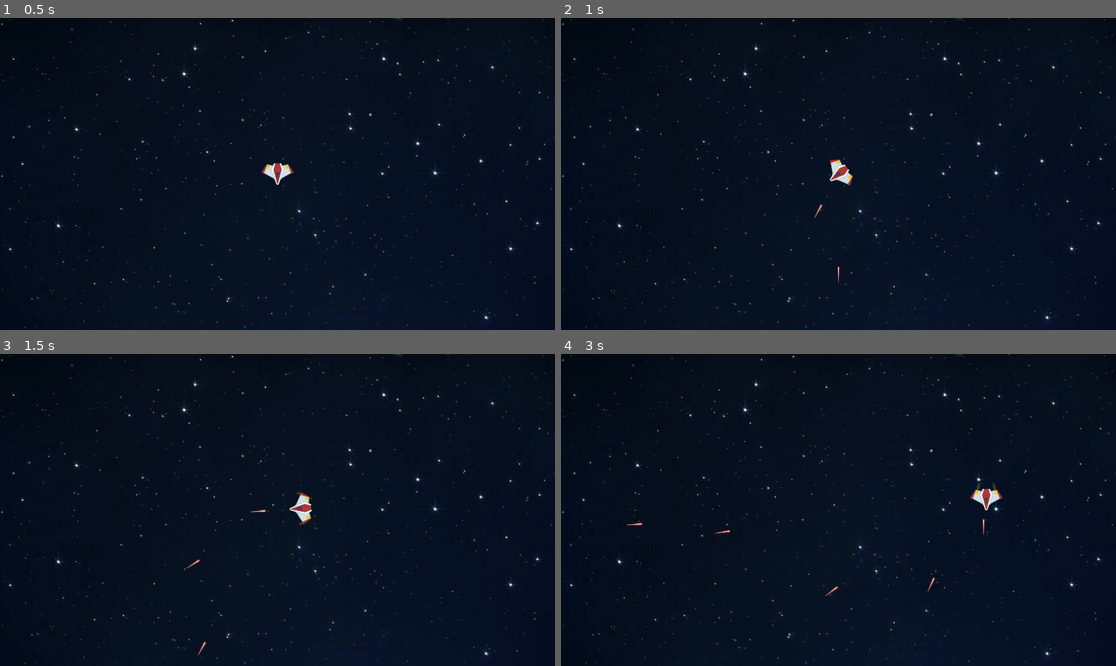
Above: before the commit, frames 1-4 (two rows, left to right).
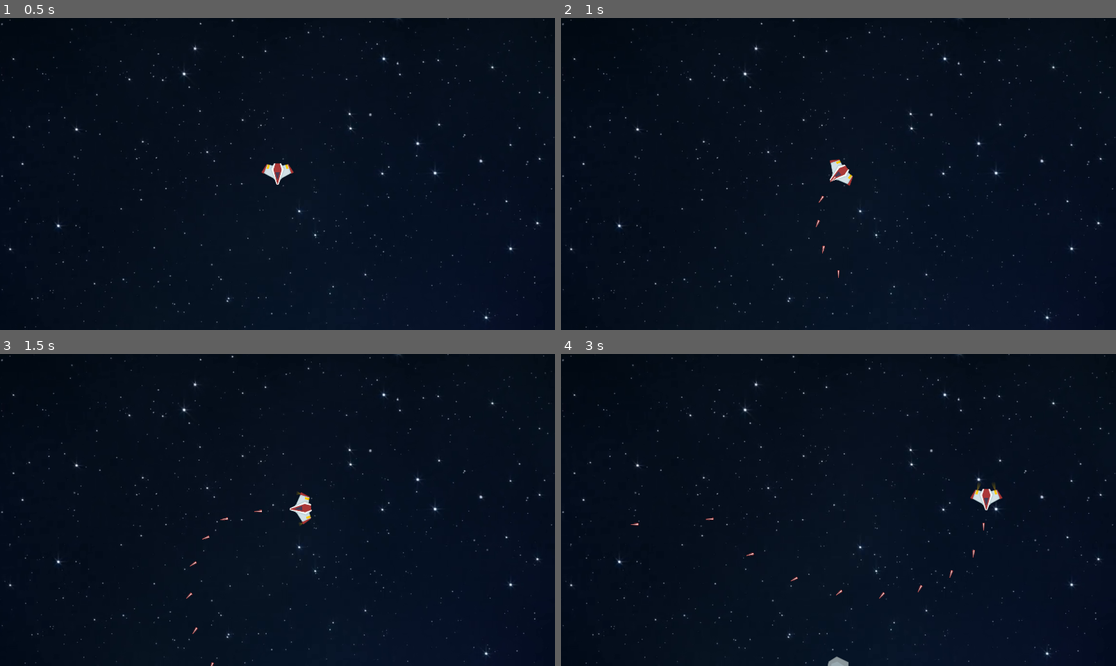
Above: after the commit, the same moments.

Repository: TheScogg/GodotAsteroids
Game: Godot game, scene res://Scenes/Main.tscn
The game is run twice, just before and just after one commit, with the same random seed, the same clock (stepped at 60 frames per second) and the same inputs. Before the commit the project has no main scene; this scene is started directly in both runs.
Inputs:
- Up to frame 1 (0.5 s): no input
- Up to frame 2 (1 s): tap Enter at 0.5 s; hold Right (ui_right) from 0.53 s (still down); hold Space (ui_select) from 0.53 s (still down)
- Up to frame 3 (1.5 s): release Right (ui_right) at 1.28 s; release Space (ui_select) at 1.28 s; hold Down (ui_down) from 1.28 s (still down); tap Space (ui_select) at 1.35 s
- Up to frame 4 (3 s): tap Space (ui_select) at 1.52, 1.82, 2.85 s; release Down (ui_down) at 2.03 s; hold Right (ui_right) 2.03-2.78 s; hold Space (ui_select) 2.03-2.78 s; hold Up (ui_up) from 2.78 s (still down)

Frame 1 is identical in both runs. In frame 2, less than 0.1% of the frame differs, in the area x 45-51%, y 50-85%; in frame 3, less than 0.1%; in frame 4, 0.3%, in the area x 11-77%, y 52-100%.

Commit message:
Asteroid Spawning

Diff:
--- /dev/null
+++ b/Scenes/Asteroids.gd
@@ -0,0 +1,46 @@
+extends Node2D
+
+var randomAsteroid
+var big = []
+var medium = []
+var small = []
+var asteroids
+signal body_entered
+
+func _ready():
+
+
+
+	set_physics_process(true)
+
+
+func _set_phsyics_process():
+	pass
+
+func spawnAsteroid(size):
+
+	asteroids = get_children()
+	for asteroid in asteroids:
+		if (asteroid.get_name().find("Big") == 0):
+			big.append(asteroid)
+		elif (asteroid.get_name().find("Medium") == 0):
+			medium.append(asteroid)
+		elif (asteroid.get_name().find("Small") == 0):
+			small.append(asteroid)
+
+	randomize()
+
+
+	if (size == "Big"):
+		randomAsteroid = big[randi() % big.size()]
+
+	elif (size == "Medium"):
+		randomAsteroid = medium[randi() % medium.size()]
+	elif (size == "Small"):
+		randomAsteroid = small[randi() % small.size()]
+
+
+	print (randomAsteroid)
+
+
+	return randomAsteroid.duplicate()
--- a/Scenes/Asteroids.tscn
+++ b/Scenes/Asteroids.tscn
@@ -1,13 +1,81 @@
-[gd_scene load_steps=4 format=2]
+[gd_scene load_steps=9 format=2]
 
-[ext_resource path="res://Assets/Space shooter assets (300 assets)/PNG/Meteors/meteorGrey_big1.png" type="Texture" id=1]
-[ext_resource path="res://Assets/Space shooter assets (300 assets)/PNG/Meteors/meteorGrey_big2.png" type="Texture" id=2]
-[ext_resource path="res://Assets/Space shooter assets (300 assets)/PNG/Meteors/meteorGrey_big3.png" type="Texture" id=3]
+[ext_resource path="res://Scenes/Asteroids.gd" type="Script" id=1]
+[ext_resource path="res://Assets/Space shooter assets (300 assets)/PNG/Meteors/meteorGrey_big1.png" type="Texture" id=2]
+[ext_resource path="res://Assets/Space shooter assets (300 assets)/PNG/Meteors/meteorGrey_big2.png" type="Texture" id=3]
+[ext_resource path="res://Assets/Space shooter assets (300 assets)/PNG/Meteors/meteorGrey_big3.png" type="Texture" id=4]
+[ext_resource path="res://Assets/Space shooter assets (300 assets)/PNG/Meteors/meteorGrey_med1.png" type="Texture" id=5]
+[ext_resource path="res://Assets/Space shooter assets (300 assets)/PNG/Meteors/meteorGrey_med2.png" type="Texture" id=6]
+[ext_resource path="res://Assets/Space shooter assets (300 assets)/PNG/Meteors/meteorGrey_tiny1.png" type="Texture" id=7]
+[ext_resource path="res://Assets/Space shooter assets (300 assets)/PNG/Meteors/meteorGrey_tiny2.png" type="Texture" id=8]
 
 [node name="Asteroids" type="Node2D" index="0"]
 
+script = ExtResource( 1 )
+_sections_unfolded = [ "Z" ]
+
 [node name="Big1" type="Area2D" parent="." index="0"]
 
+input_pickable = true
+gravity_vec = Vector2( 0, 1 )
+gravity = 98.0
+linear_damp = 0.1
+angular_damp = 1.0
+audio_bus_override = false
+audio_bus_name = "Master"
+
+[node name="CollisionPolygon2D" type="CollisionPolygon2D" parent="Big1" index="0"]
+
+build_mode = 0
+polygon = PoolVector2Array( 31.8654, 27.2316, 44.6845, -1.09243, 20.9997, -36.2534, -29.2999, -37.7184, -46.0258, 7.57571, -20.5097, 36.6323, 10.3782, 24.0574 )
+
+[node name="Sprite" type="Sprite" parent="Big1" index="1"]
+
+texture = ExtResource( 2 )
+
+[node name="Big2" type="Area2D" parent="." index="1"]
+
+position = Vector2( 162.617, -3.36543 )
+input_pickable = true
+gravity_vec = Vector2( 0, 1 )
+gravity = 98.0
+linear_damp = 0.1
+angular_damp = 1.0
+audio_bus_override = false
+audio_bus_name = "Master"
+
+[node name="CollisionPolygon2D" type="CollisionPolygon2D" parent="Big2" index="0"]
+
+build_mode = 0
+polygon = PoolVector2Array( 42.769, 15.2184, 54.727, -26.6346, 7.72536, -44.5716, -35.2902, -36.5996, -53.0612, -6.53853, -50.2377, 24.1869, -25.9896, 43.1204, -13.0351, 28.0068 )
+
+[node name="Sprite" type="Sprite" parent="Big2" index="1"]
+
+texture = ExtResource( 3 )
+
+[node name="Big3" type="Area2D" parent="." index="2"]
+
+position = Vector2( 324.117, -4.48205 )
+input_pickable = true
+gravity_vec = Vector2( 0, 1 )
+gravity = 98.0
+linear_damp = 0.1
+angular_damp = 1.0
+audio_bus_override = false
+audio_bus_name = "Master"
+
+[node name="CollisionPolygon2D" type="CollisionPolygon2D" parent="Big3" index="0"]
+
+build_mode = 0
+polygon = PoolVector2Array( 19.4922, 36.384, 39.5131, 1.07694, 26.9324, -25.5724, -9.5921, -35.9887, -40.7056, -16.9148, -39.2175, 12.846, -26.3663, 28.9438 )
+
+[node name="Sprite" type="Sprite" parent="Big3" index="1"]
+
+texture = ExtResource( 4 )
+
+[node name="Medium1" type="Area2D" parent="." index="3"]
+
+position = Vector2( 1.4505, 123.192 )
 input_pickable = true
 gravity_vec = Vector2( 0, 1 )
 gravity = 98.0
@@ -19,18 +87,18 @@
 "_edit_group_": true
 }
 
-[node name="CollisionPolygon2D" type="CollisionPolygon2D" parent="Big1" index="0"]
+[node name="CollisionPolygon2D" type="CollisionPolygon2D" parent="Medium1" index="0"]
 
 build_mode = 0
-polygon = PoolVector2Array( 31.8654, 27.2316, 44.6845, -1.09243, 20.9997, -36.2534, -29.2999, -37.7184, -46.0258, 7.57571, -20.5097, 36.6323, 10.3782, 24.0574 )
+polygon = PoolVector2Array( 17.9377, 6.20113, 15.2933, -16.9373, -7.95536, -17.7086, -18.8635, -3.82551, -12.8034, 13.2529, -1.01382, 17.6602 )
 
-[node name="Sprite" type="Sprite" parent="Big1" index="1"]
+[node name="Sprite" type="Sprite" parent="Medium1" index="1"]
 
-texture = ExtResource( 1 )
+texture = ExtResource( 5 )
 
-[node name="Big2" type="Area2D" parent="." index="1"]
+[node name="Medium2" type="Area2D" parent="." index="4"]
 
-position = Vector2( 162.617, -3.36543 )
+position = Vector2( 62.411, 123.873 )
 input_pickable = true
 gravity_vec = Vector2( 0, 1 )
 gravity = 98.0
@@ -42,18 +110,18 @@
 "_edit_group_": true
 }
 
-[node name="CollisionPolygon2D" type="CollisionPolygon2D" parent="Big2" index="0"]
+[node name="CollisionPolygon2D" type="CollisionPolygon2D" parent="Medium2" index="0"]
 
 build_mode = 0
-polygon = PoolVector2Array( 42.769, 15.2184, 54.727, -26.6346, 7.72536, -44.5716, -35.2902, -36.5996, -53.0612, -6.53853, -50.2377, 24.1869, -25.9896, 43.1204, -13.0351, 28.0068 )
+polygon = PoolVector2Array( 7.73706, -17.1945, -14.1164, -13.4098, -19.7324, 4.29278, -7.64584, 15.7689, 6.14994, 16.9898, 20.312, -2.42198 )
 
-[node name="Sprite" type="Sprite" parent="Big2" index="1"]
+[node name="Sprite" type="Sprite" parent="Medium2" index="1"]
 
-texture = ExtResource( 2 )
+texture = ExtResource( 6 )
 
-[node name="Big3" type="Area2D" parent="." index="2"]
+[node name="Small1" type="Area2D" parent="." index="5"]
 
-position = Vector2( 324.117, -4.48205 )
+position = Vector2( 5.05327, 191.419 )
 input_pickable = true
 gravity_vec = Vector2( 0, 1 )
 gravity = 98.0
@@ -65,11 +133,34 @@
 "_edit_group_": true
 }
 
-[node name="CollisionPolygon2D" type="CollisionPolygon2D" parent="Big3" index="0"]
+[node name="CollisionPolygon2D" type="CollisionPolygon2D" parent="Small1" index="0"]
 
 build_mode = 0
-polygon = PoolVector2Array( 19.4922, 36.384, 39.5131, 1.07694, 26.9324, -25.5724, -9.5921, -35.9887, -40.7056, -16.9148, -39.2175, 12.846, -26.3663, 28.9438 )
+polygon = PoolVector2Array( -1.15203, -7.57928, -6.55099, -0.858109, -2.25386, 6.85469, 5.01822, 6.63432, 6.89133, -4.16362 )
 
-[node name="Sprite" type="Sprite" parent="Big3" index="1"]
+[node name="Sprite" type="Sprite" parent="Small1" index="1"]
 
-texture = ExtResource( 3 )
+texture = ExtResource( 7 )
+
+[node name="Small2" type="Area2D" parent="." index="6"]
+
+position = Vector2( 47.4659, 189.788 )
+input_pickable = true
+gravity_vec = Vector2( 0, 1 )
+gravity = 98.0
+linear_damp = 0.1
+angular_damp = 1.0
+audio_bus_override = false
+audio_bus_name = "Master"
+__meta__ = {
+"_edit_group_": true
+}
+
+[node name="CollisionPolygon2D" type="CollisionPolygon2D" parent="Small2" index="0"]
+
+build_mode = 0
+polygon = PoolVector2Array( -0.211292, -6.40944, -6.64321, 0.46048, 1.89182, 6.32831, 4.26805, 1.96381, 6.43245, -1.65698 )
+
+[node name="Sprite" type="Sprite" parent="Small2" index="1"]
+
+texture = ExtResource( 8 )
--- a/Scenes/Bullet.gd
+++ b/Scenes/Bullet.gd
@@ -1,15 +1,21 @@
 extends KinematicBody2D
 
 var motion
+var playerPos
+var playerRot
 
 export var bulletSpeed = 800
-onready var player = get_tree().get_current_scene().get_node("Player")
+#onready var player = get_parent()
+
+
 
 func _ready():
-	position = player.position
-	rotation = player.rotation
+
 	motion = Vector2(-sin(rotation), cos(rotation))
 	set_physics_process(true)
+
+
+
 
 
 func _physics_process(delta):
--- a/Scenes/Bullet.tscn
+++ b/Scenes/Bullet.tscn
@@ -20,6 +20,7 @@
 
 [node name="Sprite" type="Sprite" parent="." index="0"]
 
+scale = Vector2( 1, 0.5 )
 texture = ExtResource( 2 )
 _sections_unfolded = [ "Transform" ]
 
@@ -32,7 +33,8 @@
 
 [node name="CollisionShape2D" type="CollisionShape2D" parent="." index="2"]
 
-position = Vector2( 0.0510464, 21.8481 )
+position = Vector2( 0.170546, 12.1948 )
 shape = SubResource( 1 )
+_sections_unfolded = [ "Z" ]
 
 [connection signal="timeout" from="TimerKill" to="." method="_on_TimerKill_timeout"]
--- /dev/null
+++ b/Scenes/Main.gd
@@ -0,0 +1,60 @@
+extends Node2D
+
+var scn_asteroids = preload("res://Scenes/Asteroids.tscn")
+var asteroid
+var totalAsteroids = 5
+var asteroidPath2D
+var asteroidFollowPath
+var asteroidDictionary = {}
+var lives = 5
+
+
+func _ready():
+	asteroidPath2D = get_node("Path2D")
+	set_physics_process(true)
+
+func _physics_process(delta):
+	move_asteroids(delta)
+
+func collision():
+	for asteroid in asteroidDictionary:
+		asteroid = asteroidDictionary[asteroid].get_child(0)
+
+
+func move_asteroids(delta):
+	for asteroid in asteroidDictionary:
+		asteroid = asteroidDictionary[asteroid].get_child(0)
+		asteroid.position += Vector2(1,0)
+		asteroid.rotation += .5 * delta
+
+func set_pos_and_trajectory(asteroid):
+	asteroid = asteroid[asteroidDictionary.size() - 1]
+	asteroid.set_unit_offset(randf())
+	asteroid.rotate(rand_range(PI/4, 3 * PI/4))
+
+
+
+#Create asteroid path and Area2d / Sprite subnodes every time TimerAsteroid expires
+func _on_TimerAsteroid_timeout():
+	randomize()
+	if (totalAsteroids > 0):
+		asteroid = scn_asteroids.instance()
+		asteroid = asteroid.spawnAsteroid("Big")
+		asteroid.connect("body_entered", self, "_on_asteroid_player_collide")
+		asteroid.position = Vector2(0,0)
+
+		asteroidFollowPath = PathFollow2D.new()
+		asteroidFollowPath.set_name("AsteroidPath" + str(asteroidDictionary.size()))
+		asteroidFollowPath.add_child(asteroid)
+
+		$Path2D.add_child(asteroidFollowPath)
+		asteroidDictionary[asteroidDictionary.size()] = asteroidFollowPath
+
+		set_pos_and_trajectory(asteroidDictionary)
+
+	totalAsteroids -= 1
+
+
+func _on_asteroid_player_collide( body ):
+	lives -= 1
+	$CanvasLayer/Control/RichTextLabel.set_text(str(lives))
--- a/Scenes/Main.tscn
+++ b/Scenes/Main.tscn
@@ -1,18 +1,20 @@
-[gd_scene load_steps=4 format=2]
+[gd_scene load_steps=5 format=2]
 
-[ext_resource path="res://Assets/moving-through-stars-in-space_-1zccenlb__F0000.png" type="Texture" id=1]
-[ext_resource path="res://Scenes/Player.tscn" type="PackedScene" id=2]
+[ext_resource path="res://Scenes/Main.gd" type="Script" id=1]
+[ext_resource path="res://Assets/moving-through-stars-in-space_-1zccenlb__F0000.png" type="Texture" id=2]
+[ext_resource path="res://Scenes/Player.tscn" type="PackedScene" id=3]
 
 [sub_resource type="Curve2D" id=1]
 
 bake_interval = 5.0
 _data = {
-"points": PoolVector2Array( 0, 0, 0, 0, -90.7881, -134.264, 0, 0, 0, 0, 2010.88, -134.264, 0, 0, 0, 0, 2019.97, 1158.55, 0, 0, 0, 0, -77.3478, 1170.86, 0, 0, 0, 0, -90.7881, -134.264 )
+"points": PoolVector2Array( 0, 0, 0, 0, 1977.73, -30.652, 0, 0, 0, 0, 1991.36, 1144.01, 0, 0, 0, 0, -78.4948, 1139.47, 0, 0, 0, 0, -80.7667, -89.726, 0, 0, 0, 0, 748.54, -87.4539, 0, 0, 0, 0, 1977.73, -30.652 )
 }
 
 [node name="Main" type="Node2D" index="0"]
 
 z = 1
+script = ExtResource( 1 )
 _sections_unfolded = [ "Visibility", "Z" ]
 
 [node name="CanvasLayer" type="CanvasLayer" parent="." index="0"]
@@ -26,33 +28,68 @@
 
 position = Vector2( 1051.74, 569.512 )
 scale = Vector2( 1.66814, 1.66814 )
-texture = ExtResource( 1 )
+texture = ExtResource( 2 )
 region_rect = Rect2( 0, 0, 256, 256 )
 _sections_unfolded = [ "Animation", "Offset", "Region", "Transform" ]
 
-[node name="Player" parent="." index="1" instance=ExtResource( 2 )]
+[node name="Control" type="Control" parent="CanvasLayer" index="1"]
+
+anchor_left = 0.0
+anchor_top = 0.0
+anchor_right = 1.0
+anchor_bottom = 1.0
+rect_pivot_offset = Vector2( 0, 0 )
+mouse_filter = 0
+size_flags_horizontal = 1
+size_flags_vertical = 1
+
+[node name="RichTextLabel" type="RichTextLabel" parent="CanvasLayer/Control" index="0"]
+
+anchor_left = 0.0
+anchor_top = 0.0
+anchor_right = 0.0
+anchor_bottom = 0.0
+margin_right = 197.0
+margin_bottom = 172.0
+rect_pivot_offset = Vector2( 0, 0 )
+rect_clip_content = true
+hint_tooltip = "Lives:"
+mouse_filter = 0
+size_flags_horizontal = 1
+size_flags_vertical = 1
+custom_colors/default_color = Color( 1, 1, 1, 1 )
+bbcode_enabled = false
+bbcode_text = ""
+visible_characters = -1
+percent_visible = 1.0
+override_selected_font_color = false
+_sections_unfolded = [ "BBCode", "Focus", "Grow Direction", "Hint", "Margin", "Mouse", "Rect", "Size Flags", "Theme", "Visibility", "custom_colors", "custom_fonts", "custom_styles" ]
+
+[node name="Player" parent="." index="1" instance=ExtResource( 3 )]
 
 z = 1
-_sections_unfolded = [ "Z" ]
 
-[node name="Path2D" type="Path2D" parent="." index="2"]
-
-curve = SubResource( 1 )
-
-[node name="PathFollow2D" type="PathFollow2D" parent="Path2D" index="0"]
-
-position = Vector2( 12.727, -134.264 )
-offset = 103.103
-h_offset = 0.0
-v_offset = 0.0
-rotate = true
-cubic_interp = true
-loop = true
-lookahead = 4.0
-
-[node name="TimerAsteroid" type="Timer" parent="." index="3"]
+[node name="TimerAsteroid" type="Timer" parent="." index="2"]
 
 process_mode = 1
-wait_time = 1.0
+wait_time = 2.0
 one_shot = false
-autostart = false
+autostart = true
+
+[node name="Path2D" type="Path2D" parent="." index="3"]
+
+z = 7
+curve = SubResource( 1 )
+_sections_unfolded = [ "Transform", "Visibility", "Z" ]
+
+[node name="Area2D" type="Area2D" parent="Path2D" index="0"]
+
+input_pickable = true
+gravity_vec = Vector2( 0, 1 )
+gravity = 98.0
+linear_damp = 0.1
+angular_damp = 1.0
+audio_bus_override = false
+audio_bus_name = "Master"
+
+[connection signal="timeout" from="TimerAsteroid" to="." method="_on_TimerAsteroid_timeout"]
--- a/Scenes/Player.gd
+++ b/Scenes/Player.gd
@@ -9,20 +9,16 @@
 var direction
 var velocity
 var canShoot = true
+var lives = 3
 
 var engineSprites = []
 var bullet
-var bullets
+onready var bullets = preload("res://Scenes/Bullet.tscn")
 
 func _ready():
 	screensize = get_viewport().get_visible_rect().size
 	position = screensize / 2
-
 	motion = Vector2(0,0)
-
-	bullets = load("res://Scenes/Bullet.tscn")
-
-
 
 	#Forward is 1, Backwards is -1
 	direction = 1
@@ -32,19 +28,25 @@
 
 func _physics_process(delta):
 
+		#Instance bullet scene upon Space Bar press
+	if (Input.is_action_pressed("ui_select")):
+		if (canShoot == true):
+			bullet = bullets.instance()
+			bullet.position = self.position
+			bullet.rotation = self.rotation
+			get_parent().add_child(bullet)
+#			self.add_child(bullet)
+			$TimerBulletTimeout.start()
+		canShoot = false
+
+	###############################################################################
+	##PLAYER MOVEMENT CODE
+	###############################################################################
 	#Default rotation speed, unless rotate boost is engaged with "ui_shift"
 	rotateBoost = 2
 	SPEED = 400
 
 
-	###############################################################################
-	#Instance bullet scene upon Space Bar press
-	if (Input.is_action_pressed("ui_select")):
-		if (canShoot == true):
-			bullet = bullets.instance()
-			get_tree().get_root().add_child(bullet)
-			$TimerBulletTimeout.start()
-		canShoot = false
 
 	#Hold shift for tighter turns, deteriorates after use
 	if (Input.is_action_pressed("ui_shift")):
@@ -77,36 +79,27 @@
 			direction = -1
 			motion = Vector2(-sin(rotation), cos(rotation)) * SPEED * delta * direction
 
+	if (Input.is_action_pressed("ui_right")):
+		self.rotate(delta * rotateBoost * direction)
+	if (Input.is_action_pressed("ui_left")):
+		self.rotate(-delta * rotateBoost * direction)
+	#########################################################################################
+
+	#Wraps character around when they reach edges of screen
+	if (position.y <= 0):
+		position.y = screensize.y - 1
+	if (position.y >= screensize.y):
+		position.y = 0
+	if (position.x <= 0):
+		position.x = screensize.x - 1
+	if (position.x >= screensize.x):
+		position.x = 0
+
+	position = position + motion
 
 
 
 
-	if (Input.is_action_pressed("ui_right")):
-		self.rotate(delta * rotateBoost * direction)
-	if (Input.is_action_pressed("ui_left")):
-		self.rotate(-delta * rotateBoost * direction)
-
-
-
-
-
-	position = position + motion
-
-
-	#Wraps character around when they reach edges of screen
-	if (position.y <= 0):
-		position.y = screensize.y - 1
-#		position.x = screensize.x - position.x
-	if (position.y >= screensize.y):
-		position.y = 0
-#		position.x = screensize.x - position.x
-
-	if (position.x <= 0):
-		position.x = screensize.x - 1
-#		position.y = screensize.y - position.y
-	if (position.x >= screensize.x):
-		position.x = 0
-#		position.y = screensize.y - position.y
 
 
 
@@ -115,4 +108,3 @@
 func _on_Timer_timeout():
 	canShoot = true
 	$TimerBulletTimeout.start()
-	print ("Bullet Timeout")
--- a/Scenes/Player.tscn
+++ b/Scenes/Player.tscn
@@ -16,6 +16,7 @@
 collision_mask = 1
 collision/safe_margin = 0.08
 script = ExtResource( 1 )
+_sections_unfolded = [ "Collision", "Pickable", "Transform", "Z", "collision" ]
 SPEED = 400
 DETERIORATION = -0.05
 
@@ -26,6 +27,7 @@
 visible = false
 position = Vector2( 27.4378, -45.8394 )
 rotation = -0.244346
+scale = Vector2( 1, 1 )
 texture = ExtResource( 2 )
 flip_h = true
 _sections_unfolded = [ "Animation", "Offset", "Transform", "Visibility" ]
@@ -38,16 +40,16 @@
 material = SubResource( 1 )
 position = Vector2( -26.9326, -45.1401 )
 rotation = 0.244346
+scale = Vector2( 1, 1 )
 texture = ExtResource( 2 )
-_sections_unfolded = [ "Animation", "Material", "Offset", "Transform", "Visibility" ]
+_sections_unfolded = [ "Animation", "Material", "Offset", "Transform", "Visibility", "Z" ]
 
 [node name="SpriteThrusterRL" type="Sprite" parent="." index="2" groups=[
 "Thrusters",
 ]]
 
-visible = false
 position = Vector2( 53.8155, 3.27927 )
-rotation = 6.03884
+rotation = -0.244346
 scale = Vector2( 1, 0.5 )
 texture = ExtResource( 2 )
 flip_h = true
@@ -58,7 +60,6 @@
 "Thrusters",
 ]]
 
-visible = false
 material = SubResource( 1 )
 position = Vector2( -52.555, 3.97851 )
 rotation = 0.244346
@@ -76,7 +77,7 @@
 [node name="TimerBulletTimeout" type="Timer" parent="." index="5"]
 
 process_mode = 1
-wait_time = 0.25
+wait_time = 0.1
 one_shot = false
 autostart = false
 
--- a/project.godot
+++ b/project.godot
@@ -11,6 +11,7 @@
 [application]
 
 config/name="AndroidGame"
+run/main_scene="res://Scenes/Main.tscn"
 config/icon="res://icon.png"
 
 [display]
